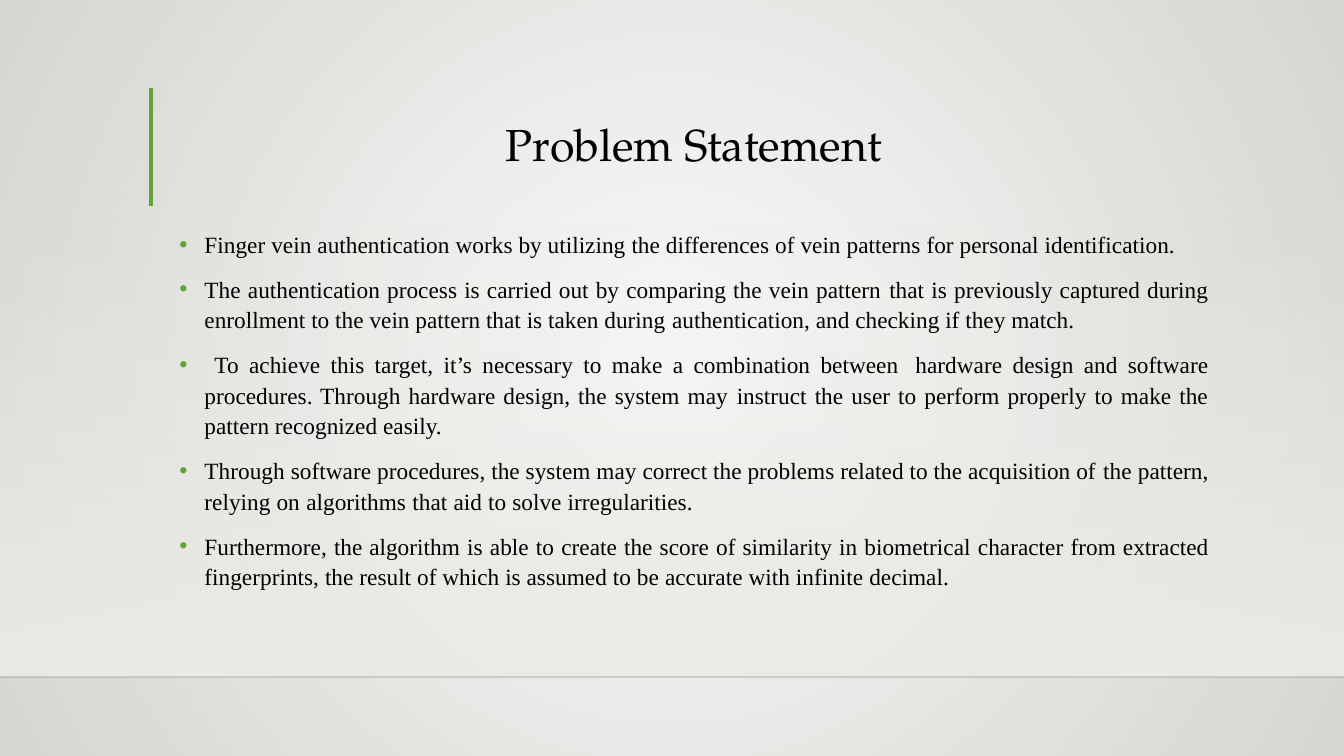
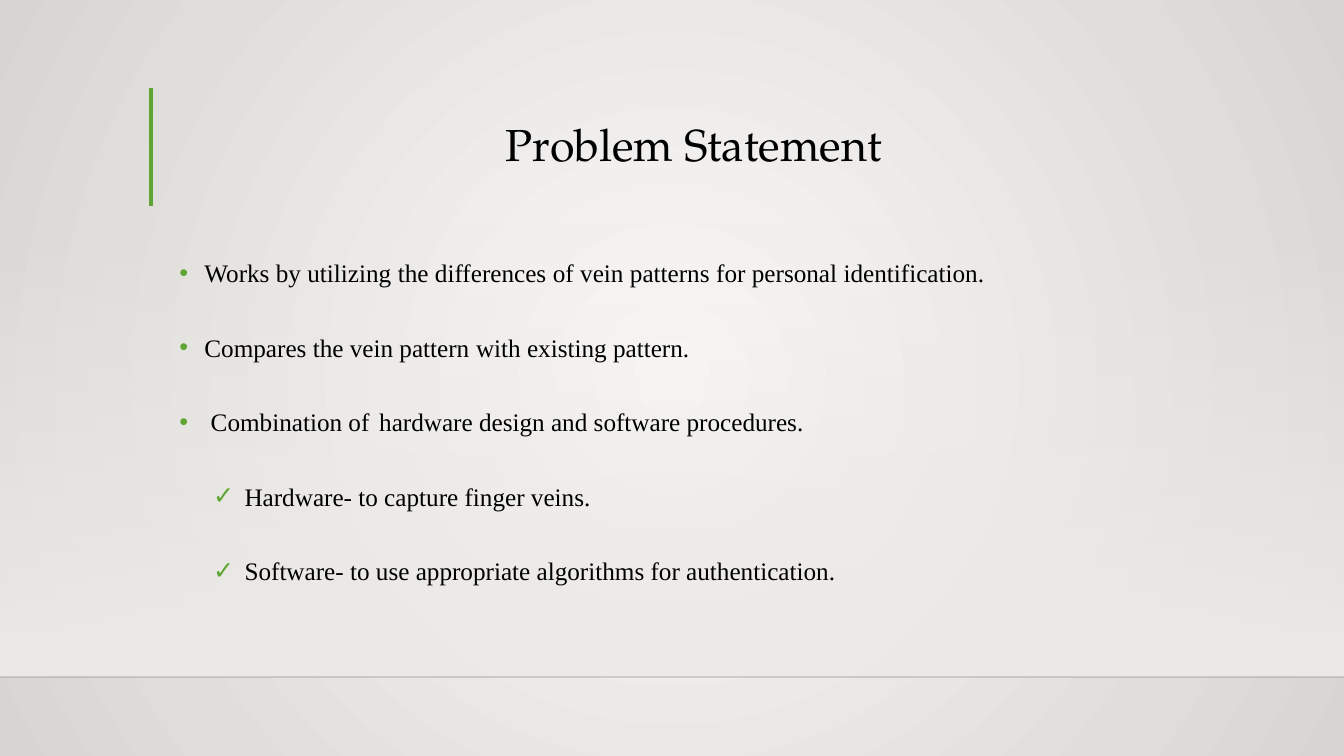
Before and after one commit to batch-B3/Biometric-Finger-Vein-Authentication-Using-Deep-Learning-Algorithm, a slide deck: slide 6 of Project Documents/Batch 3 PPT.pptx. Drawn at 1344x756 pixels with LibreOffice and Linux fonts; fonts in the diff are those of the drawing; background and template pictures are left out. Boxes give left, top, right and bottom in pixels: in the first picture for what was removed or moved away, otherwise in the second. Text is boxed around its words. In the diff, an @@ line names an element or a change of style, - is before the commit and + after.

```diff
--- a/Project Documents/Batch 3 PPT.pptx
+++ b/Project Documents/Batch 3 PPT.pptx
@@ text at (204, 264, 984, 586): text changed; size 16.6 to 18 pt @@
-• Finger vein authentication works by utilizing the differences of vein patterns for personal identification.
-• The authentication process is carried out by comparing the vein pattern that is previously captured during enrollment to the vein pattern that is taken during authentication, and checking if they match.
-• To achieve this target, it’s necessary to make a combination between hardware design and software procedures. Through hardware design, the system may instruct the user to perform properly to make the pattern recognized easily.
-• Through software procedures, the system may correct the problems related to the acquisition of the pattern, relying on algorithms that aid to solve irregularities.
-• Furthermore, the algorithm is able to create the score of similarity in biometrical character from extracted fingerprints, the result of which is assumed to be accurate with infinite decimal.
+• Works by utilizing the differences of vein patterns for personal identification.
+• Compares the vein pattern with existing pattern.
+• Combination of hardware design and software procedures.
+✓ Hardware- to capture finger veins.
+✓ Software- to use appropriate algorithms for authentication.
```
Also in this commit, not shown: 10 other slides changed, 1 slide added, 1 slide removed.
